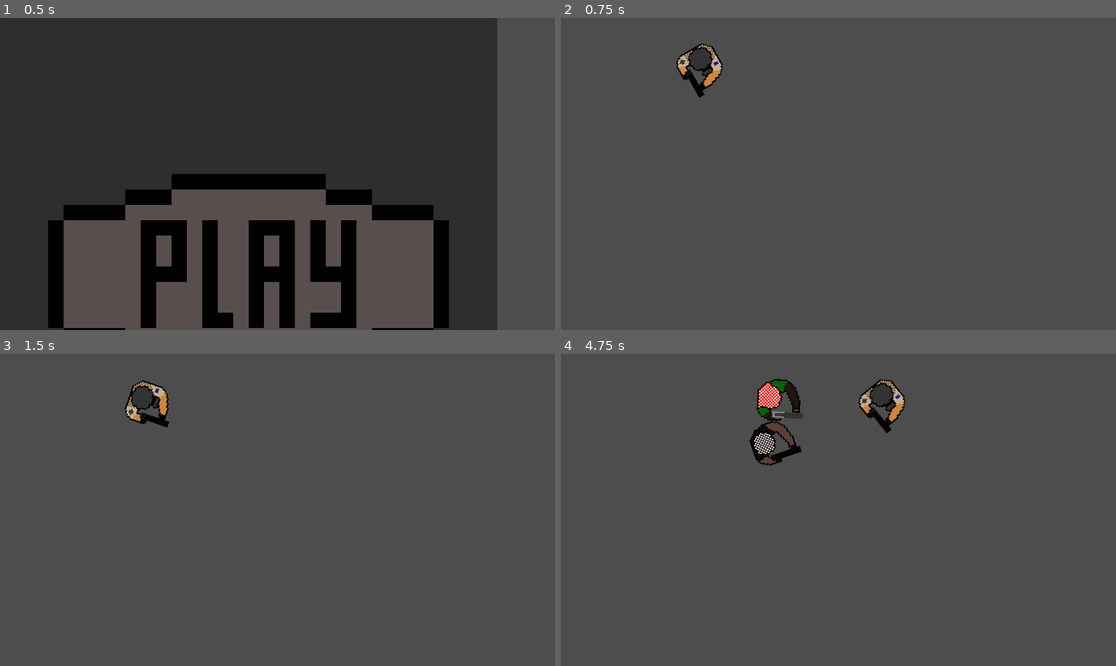
Above: before the commit, frames 1-4 (two rows, left to right).
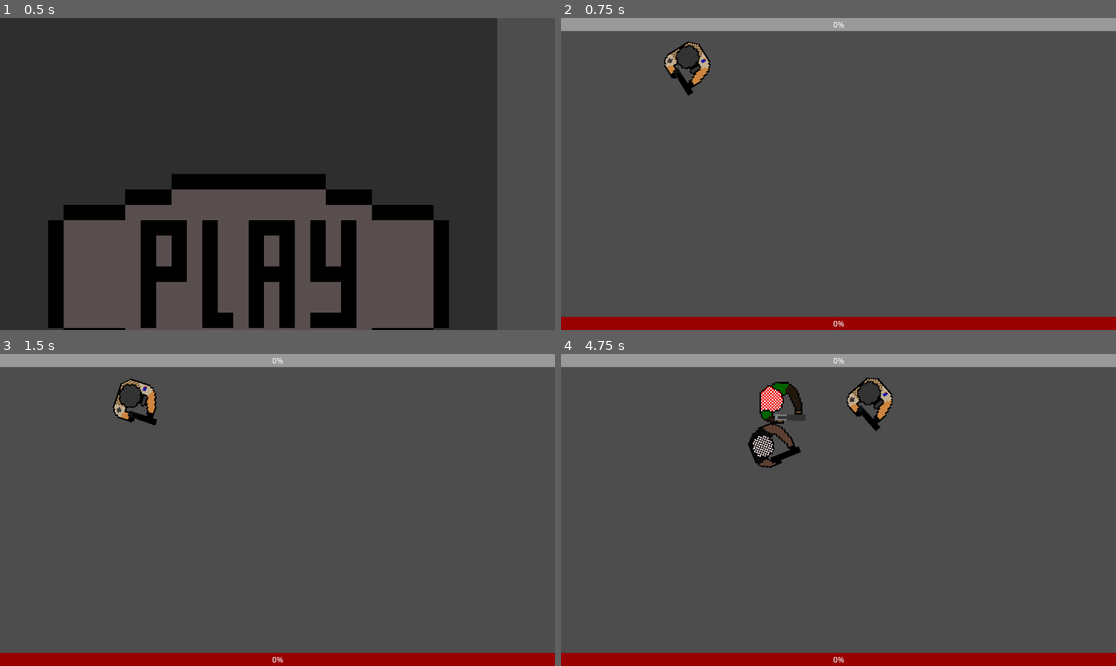
Above: after the commit, the same moments.

Repository: MagmaticPage255/Top-Down-Shooter
Game: Godot game, scene res://Scenes/menu.tscn
The game is run twice, just before and just after one commit, with the same random seed, the same clock (stepped at 60 frames per second) and the same inputs.
Inputs (mouse positions are in pixels of both pictures, inside the frame that each line leads up to):
- Up to frame 1 (0.5 s): no input
- Up to frame 2 (0.75 s): click (810, 267) at 0.5 s
- Up to frame 3 (1.5 s): tap Enter at 1.25 s; move the mouse to (399, 494) at 1.27 s; hold D (right) from 1.28 s (still down); click (399, 494) at 1.35 s
- Up to frame 4 (4.75 s): move the mouse to (727, 525) at 2.02 s; release D (right) at 2.03 s; hold S (down) 2.03-2.78 s; click (727, 525) at 2.1 s; move the mouse to (894, 441) at 2.77 s; hold D (right) 2.78-3.53 s; click (894, 441) at 2.85 s; move the mouse to (810, 572) at 3.52 s; hold W (up) 3.53-4.28 s; click (810, 572) at 3.6 s; move the mouse to (1005, 556) at 4.27 s; hold A (left) from 4.28 s (still down); click (1005, 556) at 4.35 s

Frame 1 is identical in both runs. In frame 2, 9.6% of the frame differs, in the area x 0-100%, y 0-100%; in frame 3, 9.5%; in frame 4, 11%.

Commit message:
skibidi boom

Diff:
--- a/Scenes/Enemy#1.gd
+++ b/Scenes/Enemy#1.gd
@@ -8,7 +8,7 @@
 @onready var sprite = $AnimatedSprite2D
 @onready var player = get_tree().get_first_node_in_group("player")
 @export var enemy_health = 10
-@export var dmg = 1
+const EXPERIENCE_DOGTAG = preload("res://Scenes/xp_dogtag.tscn")
 
 var dead = false
 
@@ -31,4 +31,7 @@
 	if enemy_health <= 0:
 		dead = true
 		queue_free()
+		var new_xp = EXPERIENCE_DOGTAG.instantiate()
+		new_xp.global_position = global_position
+		add_sibling(new_xp)
 	z_index = -1
--- a/Scenes/XpDogtag.gd
+++ b/Scenes/XpDogtag.gd
@@ -16,5 +16,5 @@
 
 
 func _on_body_entered(body):
-	if body.is_in_group("Player"):
+	if body.is_in_group("player"):
 		queue_free()
--- a/Scenes/enemy#2.gd
+++ b/Scenes/enemy#2.gd
@@ -7,7 +7,7 @@
 @export var FRICTION = 10.0
 @onready var sprite = $AnimatedSprite2D
 @onready var player = get_tree().get_first_node_in_group("player")
-@export var enemy_health = 1
+@export var enemy_health = 10
 
 var dead = false
 
--- a/Scenes/player.gd
+++ b/Scenes/player.gd
@@ -48,7 +48,7 @@
 	$MuzzleFlash/Timer.start()
 	$ShootSound.play()
 	if ray_cast_2d.is_colliding() and ray_cast_2d.get_collider().has_method("take_damage"):
-		ray_cast_2d.get_collider().take_damage()
+		ray_cast_2d.get_collider().take_damage(dmg)
 
 
 
--- a/Scenes/player.tscn
+++ b/Scenes/player.tscn
@@ -46,6 +46,17 @@
 [sub_resource type="CircleShape2D" id="CircleShape2D_758hy"]
 radius = 88.0227
 
+[sub_resource type="StyleBoxFlat" id="StyleBoxFlat_pmdil"]
+
+[sub_resource type="StyleBoxFlat" id="StyleBoxFlat_alhxn"]
+bg_color = Color(0, 0.6, 0.6, 1)
+
+[sub_resource type="StyleBoxFlat" id="StyleBoxFlat_pn868"]
+bg_color = Color(0.6, 0, 0, 1)
+
+[sub_resource type="StyleBoxFlat" id="StyleBoxFlat_edwqq"]
+bg_color = Color(0.6, 1, 0.196078, 1)
+
 [node name="Player" type="CharacterBody2D" groups=["player"]]
 script = ExtResource("1_falvs")
 
@@ -57,7 +68,7 @@
 [node name="RayCast2D" type="RayCast2D" parent="."]
 position = Vector2(19, -28)
 rotation = 3.14159
-target_position = Vector2(-0.000999451, 394)
+target_position = Vector2(-0.001, 1000)
 collision_mask = 3
 
 [node name="CollisionShape2D" type="CollisionShape2D" parent="."]
@@ -111,5 +122,37 @@
 position = Vector2(-7, 8)
 shape = SubResource("CircleShape2D_758hy")
 
+[node name="UI" type="CanvasLayer" parent="."]
+
+[node name="Control" type="Control" parent="UI"]
+layout_mode = 3
+anchors_preset = 0
+offset_right = 40.0
+offset_bottom = 40.0
+
+[node name="Experience" type="ProgressBar" parent="UI/Control"]
+layout_mode = 1
+anchors_preset = 10
+anchor_right = 1.0
+offset_right = 1112.0
+offset_bottom = 27.0
+grow_horizontal = 2
+theme_override_styles/background = SubResource("StyleBoxFlat_pmdil")
+theme_override_styles/fill = SubResource("StyleBoxFlat_alhxn")
+
+[node name="Health" type="ProgressBar" parent="UI/Control"]
+layout_mode = 1
+anchors_preset = 12
+anchor_top = 1.0
+anchor_right = 1.0
+anchor_bottom = 1.0
+offset_top = 581.0
+offset_right = 1112.0
+offset_bottom = 608.0
+grow_horizontal = 2
+grow_vertical = 0
+theme_override_styles/background = SubResource("StyleBoxFlat_pn868")
+theme_override_styles/fill = SubResource("StyleBoxFlat_edwqq")
+
 [connection signal="timeout" from="MuzzleFlash/Timer" to="MuzzleFlash" method="hide"]
 [connection signal="area_entered" from="PickupArea" to="." method="_on_pickup_area_area_entered"]
--- /dev/null
+++ b/Scenes/player_stats.gd
@@ -0,0 +1,20 @@
+extends Node
+
+var player_level = 1
+var player_experience = 0
+var player_health = 15
+var player_max_health = 15
+var next_level = 15
+
+signal level_up
+
+func level_up_player():
+	player_level += 1
+	next_level = next_level + 10
+	player_experience = 0
+	emit_signal("level_up")
+
+func add_experience(val):
+	player_experience += val
+	if player_experience >= next_level:
+		level_up_player()
--- a/Scenes/world.tscn
+++ b/Scenes/world.tscn
@@ -6,11 +6,11 @@
 
 [node name="World" type="Node2D"]
 
-[node name="Player" parent="." instance=ExtResource("1_j1deh")]
-position = Vector2(287, 114)
-
 [node name="Enemy#1" parent="." instance=ExtResource("2_t6lmt")]
 position = Vector2(-310, -249)
 
 [node name="enemy#2" parent="." instance=ExtResource("3_yk0ga")]
 position = Vector2(-367, 94)
+
+[node name="Player" parent="." instance=ExtResource("1_j1deh")]
+position = Vector2(262, 110)
--- a/Scenes/xp_dogtag.tscn
+++ b/Scenes/xp_dogtag.tscn
@@ -4,7 +4,7 @@
 [ext_resource type="Texture2D" uid="uid://cacv8nj7ellqr" path="res://Other Assests/dog tag item.png" id="2_1a167"]
 
 [sub_resource type="CircleShape2D" id="CircleShape2D_d3iu6"]
-radius = 34.4819
+radius = 20.0
 
 [node name="XpDogtag" type="Area2D" groups=["Pickup"]]
 script = ExtResource("1_ei0tg")
@@ -13,7 +13,7 @@
 shape = SubResource("CircleShape2D_d3iu6")
 
 [node name="Sprite2D" type="Sprite2D" parent="."]
-scale = Vector2(0.1, 0.1)
+scale = Vector2(0.05, 0.05)
 texture = ExtResource("2_1a167")
 
 [connection signal="body_entered" from="." to="." method="_on_body_entered"]
Not shown: 1 places in Scenes/player.tscn that only renumber resources
